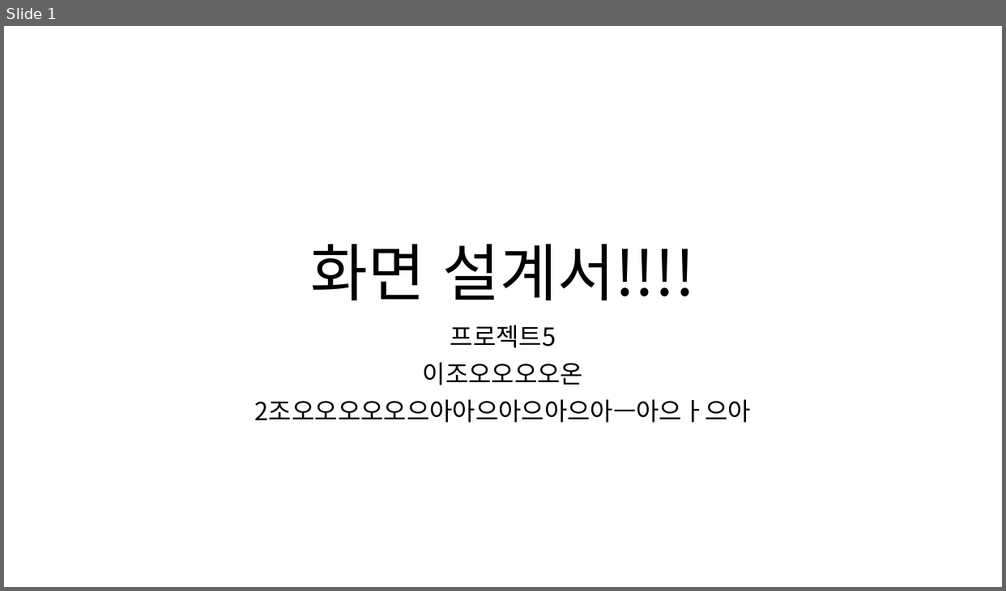
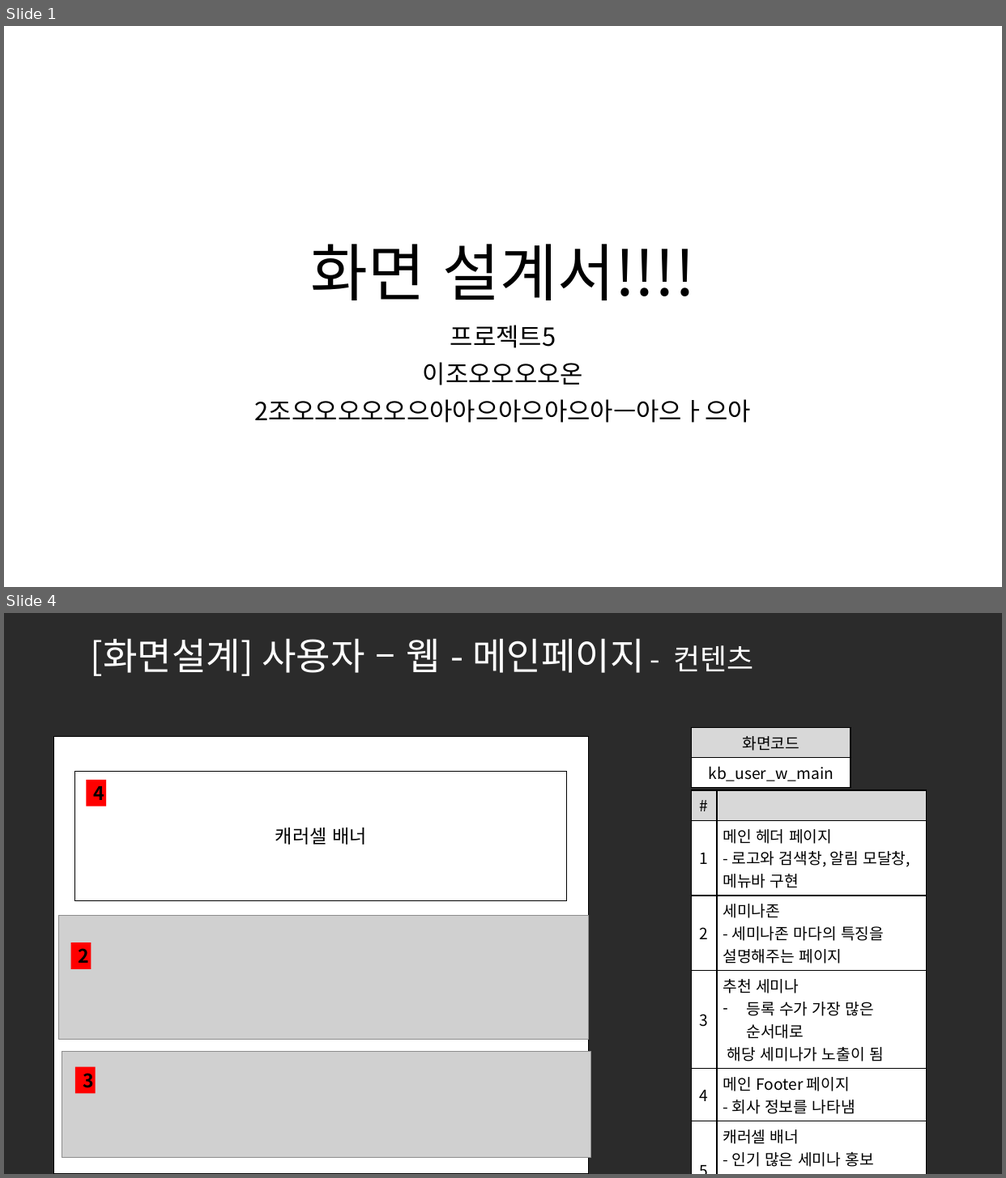
Before and after one commit to ezenteam2/e-Zone, a slide deck: 0 발표용 파워포인트/0417 3차발표/0417 project05 - 파워포인트 - 기범.pptx. Shown one above the other, each under a label of ours: slide 1 before the commit, slides 1 and 4 after it; the slides between them are not shown. The pictures are 1006x591 and 1006x1178 pixels, drawn with LibreOffice and Linux fonts; fonts in the diff are those of the drawing; grey boxes stand for pictures; background and template pictures are left out; a plain dark background stands for a picture behind light text. Boxes give left, top, right and bottom in pixels: in the first picture for what was removed or moved away, otherwise in the second. Text is boxed around its words. In the diff, an @@ line names an element or a change of style, - is before the commit and + after.

```diff
--- a/0 발표용 파워포인트/0417 3차발표/0417 project05 - 파워포인트 - 기범.pptx
+++ b/0 발표용 파워포인트/0417 3차발표/0417 project05 - 파워포인트 - 기범.pptx
@@ slide 4 added at <box>4,613,1002,1174</box>, background picture (left out) @@
@@ title added at <box>90,638,753,676</box>, 36 pt, text #FFFFFF @@
+[화면설계] 사용자 – 웹 - 메인페이지 - 컨텐츠
@@ table added at <box>691,727,850,785</box>, 2 rows, 1 columns @@
+화면코드
+kb_user_w_main
@@ rectangle added at <box>54,736,589,1174</box>, fill #FFFFFF, outline #000000 1 pt @@
@@ rectangle added at <box>75,772,567,901</box>, outline #000000 1 pt, 18 pt, text #000000 @@
+캐러셀 배너
@@ rectangle added at <box>87,780,107,806</box>, fill #FF0000, 18 pt, text #000000, bold @@
+4
@@ table added at <box>691,790,927,1170</box>, 6 rows, 2 columns @@
+# | 
+1 | 메인 헤더 페이지 / - 로고와 검색창, 알림 모달창, 메뉴바 구현
+2 | 세미나존 / - 세미나존 마다의 특징을 설명해주는 페이지
+3 | 추천 세미나 / 등록 수가 가장 많은 순서대로 / 해당 세미나가 노출이 됨
+4 | 메인 Footer 페이지 / - 회사 정보를 나타냄
+5 | 캐러셀 배너 / - 인기 많은 세미나 홍보 이미지를 캐러셀 배너로 노출 시킴
@@ picture added at <box>59,916,589,1040</box> @@
@@ rectangle added at <box>70,943,91,969</box>, fill #FF0000, 18 pt, text #000000, bold @@
+2
@@ picture added at <box>62,1052,591,1157</box> @@
@@ rectangle added at <box>75,1067,96,1093</box>, fill #FF0000, 18 pt, text #000000, bold @@
+3
```
Also in this commit, not shown: 15 other slides added, 1 other file.
